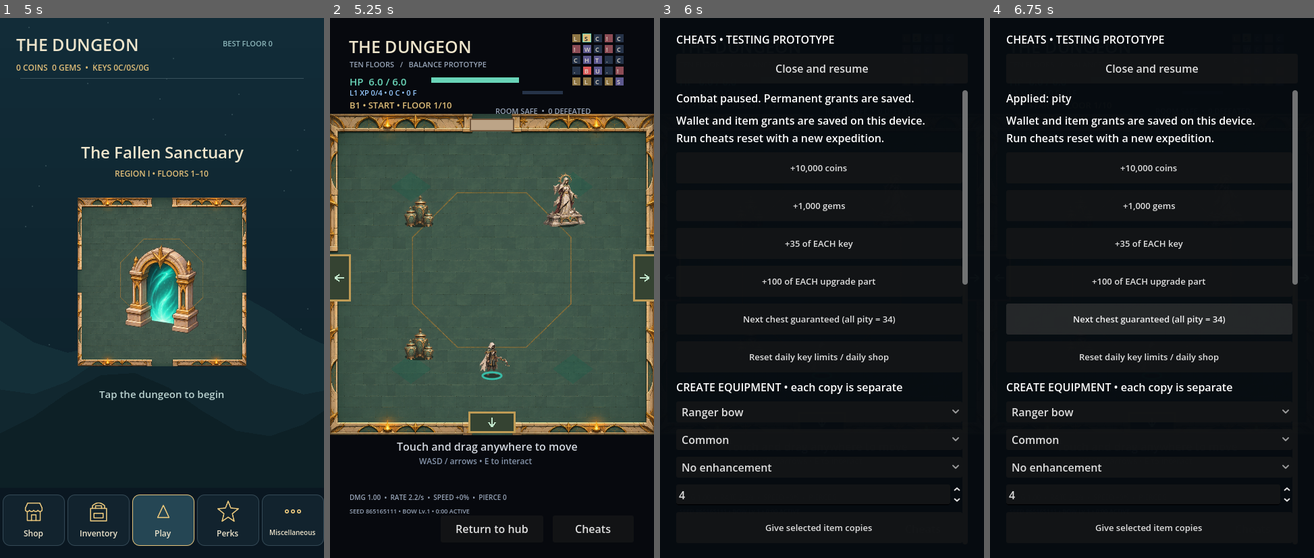
Above: before the commit, frames 1-4 (left to right).
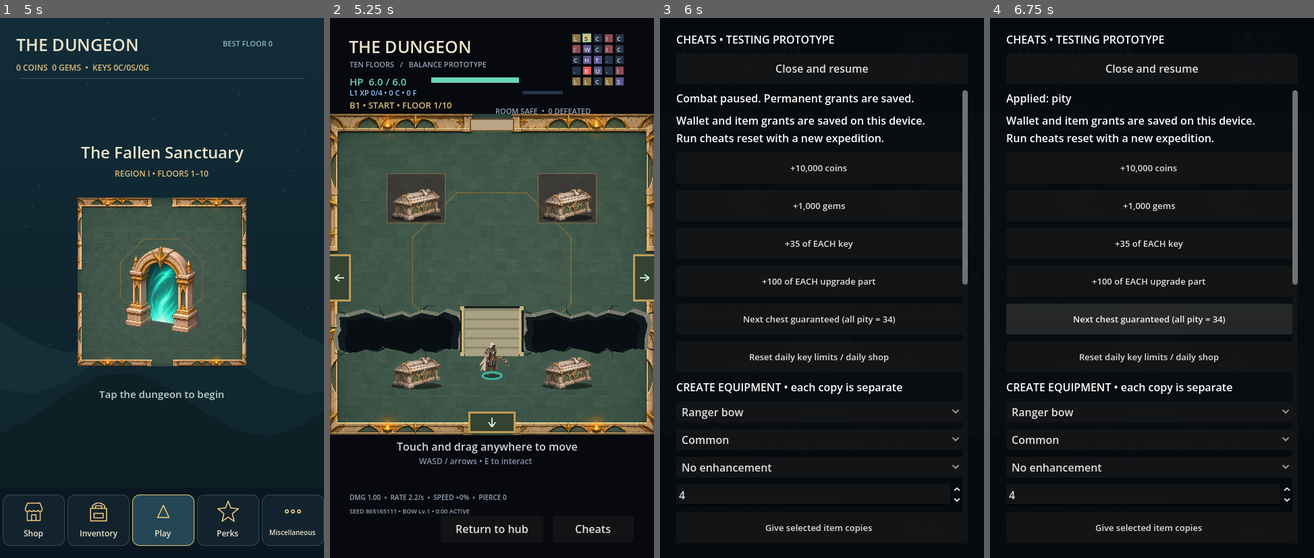
Above: after the commit, the same moments.

Repository: gabrieldragoscalin-hash/novels
Game: Godot game, scene res://scenes/room.tscn
The game is run twice, just before and just after one commit, with the same random seed, the same clock (stepped at 60 frames per second) and the same inputs.
Inputs (mouse positions are in pixels of both pictures, inside the frame that each line leads up to):
- Up to frame 1 (5 s): click "Shop" at 0.5 s; click "Inventory" at 1.25 s; click "Perks" at 2 s; click "Miscellaneous" at 2.75 s; click "Play" at 3.5 s; click "Play" at 4.25 s
- Up to frame 2 (5.25 s): click (492, 288) at 5 s
- Up to frame 3 (6 s): click "Cheats" at 5.75 s
- Up to frame 4 (6.75 s): click "Next chest guaranteed (all pi…" at 6.5 s

Frame 1 is identical in both runs. In frame 2, 12% of the frame differs, in the area x 0-100%, y 28-69%; in frame 3, less than 0.1%; in frame 4, less than 0.1%.
Error before the commit: Invalid access of index '2' on a base object of type: 'Array'. (res://scripts/room_layouts.gd:19)

Commit message:
Build architectural room layouts with canals, fractures and bridge crossings

Diff:
--- a/scripts/combat.gd
+++ b/scripts/combat.gd
@@ -31,6 +31,7 @@
 var floor_number := 1
 var nav := AStarGrid2D.new()
 var bounds: Rect2
+var shot_obstacles: Array[Rect2] = []
 var obstacles: Array[Rect2]
 
 func _init(room_bounds: Rect2, pillars: Array[Rect2]) -> void:
@@ -39,8 +40,10 @@
 	bounds = room_bounds
 	set_obstacles(pillars)
 
-func set_obstacles(pillars: Array[Rect2]) -> void:
-	obstacles = pillars
+func set_obstacles(pillars: Array[Rect2], gaps: Array[Rect2] = []) -> void:
+	shot_obstacles = pillars.duplicate()
+	obstacles = pillars.duplicate()
+	obstacles.append_array(gaps)
 	nav.region = Rect2i(0,0,maxi(1,int(ceil((bounds.size.x-32)/16))),maxi(1,int(ceil((bounds.size.y-32)/16))))
 	nav.cell_size = Vector2(16, 16)
 	nav.offset = bounds.position+Vector2(16,16)
@@ -102,7 +105,7 @@
 	return false
 
 func wall_between(a: Vector2, b: Vector2) -> bool:
-	for obstacle in obstacles:
+	for obstacle in shot_obstacles:
 		var rect := obstacle.grow(3)
 		if rect.has_point(a) or rect.has_point(b): return true
 		var corners := [rect.position, Vector2(rect.end.x, rect.position.y), rect.end, Vector2(rect.position.x, rect.end.y)]
@@ -117,8 +120,8 @@
 	if nav.is_point_solid(cell):
 		var nearest := INF
 		var best := cell
-		for y in range(maxi(0, cell.y - 3), mini(nav.region.size.y,cell.y+4)):
-			for x in range(maxi(0, cell.x - 3), mini(nav.region.size.x,cell.x+4)):
+		for y in range(nav.region.size.y):
+			for x in range(nav.region.size.x):
 				var candidate := Vector2i(x, y)
 				var distance := nav.get_point_position(candidate).distance_squared_to(point)
 				if not nav.is_point_solid(candidate) and distance < nearest:
--- a/scripts/room.gd
+++ b/scripts/room.gd
@@ -11,6 +11,7 @@
 const RADIUS := 12.0
 const FLOOR := Rect2(8, 166, 464, 438)
 const Bosses = preload("res://scripts/boss_roster.gd")
+const Architecture = preload("res://scripts/room_architecture.gd")
 const Layouts = preload("res://scripts/room_layouts.gd")
 const WeaponArt = preload("res://scripts/weapon_art.gd")
 var layout_index := 0
@@ -429,8 +430,9 @@
 	if combat.progression.slow_time > 0: encounter_label.text += " • SLOW"
 
 func _blocked(pos: Vector2) -> bool:
-	for pillar in PILLARS:
-		if pillar.grow(RADIUS).has_point(pos): return true
+	# Bounds are clamped by move_player; inclusive door thresholds must stay reachable.
+	for obstacle in combat.obstacles:
+		if obstacle.grow(RADIUS).has_point(pos): return true
 	return false
 
 func _draw() -> void:
@@ -522,35 +524,7 @@
 		draw_circle(stick_origin + (stick_position - stick_origin).limit_length(45), 20, Color("48b9a8"))
 
 func _draw_room_inlay() -> void:
-	# Flat architectural dressing stays below actors and never implies a collider.
-	var gold := Color(0.78,0.63,0.35,0.28)
-	match layout_index:
-		0:
-			for radius in [92,105]: draw_arc(Vector2(240,385),radius,0,TAU,64,gold,1)
-			for i in range(8):
-				var axis := Vector2.from_angle(i*TAU/8)
-				draw_line(Vector2(240,385)+axis*95,Vector2(240,385)+axis*102,gold,3)
-		1:
-			for x in [72,304]:
-				var runner := Rect2(x,240,104,285)
-				draw_rect(runner,Color(0.24,0.08,0.11,0.25))
-				draw_rect(runner,gold,false,1)
-		2:
-			for pos in [Vector2(120,250),Vector2(360,250),Vector2(120,520),Vector2(360,520)]:
-				draw_colored_polygon(PackedVector2Array([pos+Vector2(0,-22),pos+Vector2(30,0),pos+Vector2(0,22),pos+Vector2(-30,0)]),Color(0.08,0.38,0.30,0.3))
-		3:
-			for y in [265,495]:
-				draw_line(Vector2(55,y),Vector2(425,y),Color(0.14,0.12,0.08,0.3),8)
-				for x in range(65,425,25): draw_line(Vector2(x,y-5),Vector2(x+8,y+5),gold,1)
-		4:
-			for i in range(6):
-				var base := Vector2(65+i*67,230 if i%2==0 else 545)
-				draw_arc(base,26+i*2,0.2,2.8,16,Color(0.08,0.36,0.25,0.35),7)
-		5:
-			for rect in PILLARS:
-				var center := rect.get_center()+Vector2(0,8)
-				_draw_shadow(center,Vector2(34,16),Color(0.10,0.06,0.03,0.35))
-				draw_arc(center,32,0,TAU,32,Color(0.7,0.35,0.12,0.24),2)
+	Architecture.draw_plan(self,layout_index,clock)
 
 func _draw_weapon_effects() -> void:
 	for meteor in combat.arsenal.meteors:
@@ -749,7 +723,7 @@
 func _enter_current() -> void:
 	layout_index = Layouts.index(dungeon.seed_value,dungeon.current)
 	PILLARS = Layouts.obstacles(layout_index)
-	combat.set_obstacles(PILLARS)
+	combat.set_obstacles(PILLARS,Layouts.terrain(layout_index))
 	combat.enter(dungeon.rooms[dungeon.current], player)
 	services.enter()
 
--- /dev/null
+++ b/scripts/room_architecture.gd
@@ -0,0 +1,126 @@
+extends RefCounted
+## Floor construction is drawn from the same authored rectangles used by navigation.
+const Plans = preload("res://scripts/room_layouts.gd")
+static func draw_plan(c: CanvasItem, layout: int, clock: float) -> void:
+	var gold := Color("806d49")
+	# A continuous processional route gives the entrance and central service a focal axis.
+	if layout==0:
+		c.draw_rect(Rect2(207,195,66,376),Color(0.14,0.25,0.22,0.65))
+		for x in [207,273]: c.draw_line(Vector2(x,195),Vector2(x,571),gold,2)
+		for y in range(208,570,32): c.draw_line(Vector2(211,y),Vector2(269,y),Color(0.55,0.48,0.31,0.22),1)
+		c.draw_arc(Vector2(240,385),54,0,TAU,48,gold,2)
+	if layout==2:
+		for x in [85,309]:
+			c.draw_rect(Rect2(x,231,86,73),Color(0.22,0.09,0.12,0.45))
+			c.draw_rect(Rect2(x,231,86,73),gold,false,1)
+	if layout==5:
+		c.draw_rect(Rect2(203,351,74,68),Color(0.48,0.47,0.34,0.24))
+		c.draw_rect(Rect2(203,351,74,68),gold,false,2)
+	var material := Plans.material(layout)
+	for rect in Plans.terrain(layout):
+		if material=="chasm": _fracture(c,rect)
+		else: _channel(c,rect,material,clock)
+	for rect in Plans.bridges(layout): _bridge(c,rect,layout==4)
+	# Source and drain are built into the wall, on the same axis as the channel.
+	if layout==1:
+		_socket(c,Rect2(7,299,25,54),false,false,clock)
+		_socket(c,Rect2(448,299,25,54),false,true,clock)
+	if layout==4:
+		_socket(c,Rect2(299,165,56,27),true,false,clock)
+		_socket(c,Rect2(299,578,56,27),true,true,clock)
+
+static func _channel(c: CanvasItem, rect: Rect2, material: String, clock: float) -> void:
+	var lava := material=="lava"
+	var vertical := rect.size.y>rect.size.x
+	c.draw_rect(rect.grow(5),Color("82785c"))
+	c.draw_rect(rect.grow(2),Color("29362f"))
+	c.draw_rect(rect,Color("1c1718") if lava else Color("102e2d"))
+	var surface := rect.grow(-5)
+	c.draw_rect(surface,Color("a63b20") if lava else Color("19514a"))
+	# Recessed masonry: dark near wall, lit lip at the opposite bank.
+	if vertical:
+		c.draw_rect(Rect2(rect.position,Vector2(7,rect.size.y)),Color(0,0,0,0.45))
+		c.draw_line(Vector2(rect.end.x,rect.position.y),rect.end,Color("c2ac79"),2)
+	else:
+		c.draw_rect(Rect2(rect.position,Vector2(rect.size.x,7)),Color(0,0,0,0.45))
+		c.draw_line(Vector2(rect.position.x,rect.end.y),rect.end,Color("c2ac79"),2)
+	var length: float = surface.size.y if vertical else surface.size.x
+	for i in range(int(length/17)+2):
+		var travel := fposmod(i*17+clock*(21 if lava else 14),maxf(1,length))
+		var wobble := sin(i*2.3+clock)*3
+		var point := surface.position+(Vector2(surface.size.x*0.5+wobble,travel) if vertical else Vector2(travel,surface.size.y*0.5+wobble))
+		var side := Vector2(1,0) if vertical else Vector2(0,1)
+		var tint := Color(1,0.71,0.25,0.65) if lava else Color(0.44,0.79,0.64,0.30)
+		var flow := Vector2.DOWN if vertical else Vector2.RIGHT
+		c.draw_line(point-flow*6,point+flow*5,tint,2)
+		if not lava:
+			c.draw_line(point+side*9-flow*3,point+side*9+flow*4,Color(tint,0.2),1)
+		else:
+			c.draw_line(point-side*10-flow*4,point-side*8+flow*7,Color("d45b28"),3)
+		if lava:
+			c.draw_circle(point+side*5,4+sin(clock*2+i),Color(1,0.53,0.12,0.55))
+			c.draw_circle(point+side*5,1.7,Color(1,0.85,0.37,0.85))
+	# Stone joints reinforce that this is an engineered channel, not a colored stripe.
+	for distance in range(0,int(rect.size.y if vertical else rect.size.x),25):
+		if vertical:
+			for x in [rect.position.x-4,rect.end.x+3]: c.draw_line(Vector2(x-2,rect.position.y+distance),Vector2(x+2,rect.position.y+distance),Color("393d32"),1)
+		else:
+			for y in [rect.position.y-4,rect.end.y+3]: c.draw_line(Vector2(rect.position.x+distance,y-2),Vector2(rect.position.x+distance,y+2),Color("393d32"),1)
+
+static func _bridge(c: CanvasItem, rect: Rect2, horizontal: bool) -> void:
+	c.draw_rect(rect.grow(3),Color("171f20"))
+	c.draw_rect(rect,Color("8c876a"))
+	# Stone blocks cross the flow. End ramps overlap intact floor on both banks.
+	if horizontal:
+		for x in range(int(rect.position.x)+4,int(rect.end.x)-2,14):
+			c.draw_rect(Rect2(x,rect.position.y+4,11,rect.size.y-8),Color("aaa183"))
+		for y in [rect.position.y+1,rect.end.y-2]: c.draw_line(Vector2(rect.position.x,y),Vector2(rect.end.x,y),Color("d2b97a"),3)
+	else:
+		for y in range(int(rect.position.y)+4,int(rect.end.y)-2,14):
+			c.draw_rect(Rect2(rect.position.x+4,y,rect.size.x-8,11),Color("aaa183"))
+		for x in [rect.position.x+1,rect.end.x-2]: c.draw_line(Vector2(x,rect.position.y),Vector2(x,rect.end.y),Color("d2b97a"),3)
+	for point in [rect.position,Vector2(rect.end.x,rect.position.y),rect.end,Vector2(rect.position.x,rect.end.y)]:
+		c.draw_rect(Rect2(point-Vector2(3,3),Vector2(6,6)),Color("c6b27b"))
+
+static func _fracture(c: CanvasItem, rect: Rect2) -> void:
+	var corners := [rect.position,Vector2(rect.end.x,rect.position.y),rect.end,Vector2(rect.position.x,rect.end.y)]
+	var rim := PackedVector2Array()
+	for side in range(4):
+		var a: Vector2 = corners[side]
+		var direction: Vector2 = corners[(side+1)%4]-a
+		var inward := direction.normalized().orthogonal()
+		var steps := maxi(3,int(direction.length()/18))
+		for i in range(steps):
+			var stagger := 0.0 if i==0 else sin(i*4.1+side)*0.24
+			var bite := 0.0 if i==0 else float(posmod(i*31+side*17+int(rect.position.x),12)-3)
+			rim.append(a+direction*(i+stagger)/steps+inward*bite)
+	c.draw_colored_polygon(rim,Color("77796a"))
+	var opening := PackedVector2Array()
+	for point in rim: opening.append(point.lerp(rect.get_center(),0.065)+Vector2(0,3))
+	c.draw_colored_polygon(opening,Color("101a1c"))
+	var depth := PackedVector2Array()
+	for point in opening: depth.append(point.lerp(rect.get_center(),0.12)+Vector2(0,3))
+	c.draw_colored_polygon(depth,Color("080e12"))
+	# Uneven slab fractures continue onto the surrounding intact floor.
+	for i in range(1,rim.size(),3):
+		var point := rim[i]
+		var outward := rect.get_center().direction_to(point)
+		c.draw_line(point,point+outward*9,Color("202f2c"),2)
+		c.draw_line(point+outward*9,point+outward.rotated(0.4)*16,Color("263632"),1)
+		c.draw_line(point,point.lerp(rect.get_center(),0.07)+Vector2(0,3),Color("a5a18b"),1)
+
+static func _socket(c: CanvasItem, rect: Rect2, lava: bool, drain: bool, clock: float) -> void:
+	c.draw_rect(rect.grow(5),Color("9b8b65"))
+	c.draw_rect(rect.grow(2),Color("4c5141"))
+	c.draw_rect(rect,Color("172321"))
+	var glow := Color("f49b3e") if lava else Color("60b99b")
+	if drain:
+		if lava:
+			for x in range(int(rect.position.x)+5,int(rect.end.x),9): c.draw_line(Vector2(x,rect.position.y+2),Vector2(x,rect.end.y-2),Color("8a7751"),3)
+		else:
+			for y in range(int(rect.position.y)+5,int(rect.end.y),9): c.draw_line(Vector2(rect.position.x+2,y),Vector2(rect.end.x-2,y),Color("8a7751"),3)
+	else:
+		c.draw_rect(rect.grow(-5),Color(glow,0.45+sin(clock*3)*0.1))
+		for i in range(3):
+			var shift := fposmod(clock*22+i*9,rect.size.y-6)
+			c.draw_line(rect.position+Vector2(7,3+shift),rect.position+Vector2(rect.size.x-7,3+shift),Color(glow,0.8),2)
--- a/scripts/room_layouts.gd
+++ b/scripts/room_layouts.gd
@@ -1,19 +1,41 @@
 extends RefCounted
-## Hand-validated quadrant patterns leave a 100px central cross and all four doors open.
-const THEMES := ["Memorial", "Crypt", "Reliquary", "Barricade", "Root garden", "Fire court"]
+## Authored architectural plans. Gaps are movement-only; props also stop shots.
+const THEMES := ["Processional Hall", "Jade Sluice", "Fractured Crypt", "Collapsed Cloister", "Lava Aqueduct", "Sunken Courtyard"]
 static func index(seed_value: int, cell: Vector2i) -> int:
-	return posmod(seed_value+cell.x*7+cell.y*11,6)
+	return posmod(seed_value+cell.x*7+cell.y*11,THEMES.size())
+static func props(layout: int) -> Array:
+	var pairs: Array
+	match posmod(layout,6):
+		0: pairs = [["statue",Rect2(95,258,42,30)],["statue",Rect2(343,258,42,30)],["pillar",Rect2(95,478,42,30)],["pillar",Rect2(343,478,42,30)]]
+		1: pairs = [["brazier",Rect2(155,267,28,24)],["brazier",Rect2(297,267,28,24)],["urns",Rect2(95,475,38,28)],["urns",Rect2(347,475,38,28)]]
+		2: pairs = [["tomb",Rect2(92,267,72,32)],["tomb",Rect2(316,267,72,32)],["tomb",Rect2(92,520,72,28)],["tomb",Rect2(316,520,72,28)]]
+		3: pairs = [["statue",Rect2(335,265,42,30)],["statue",Rect2(103,475,42,30)]]
+		4: pairs = [["brazier",Rect2(259,264,24,24)],["brazier",Rect2(378,264,24,24)],["brazier",Rect2(259,479,24,24)],["brazier",Rect2(378,479,24,24)]]
+		_: pairs = [["urns",Rect2(105,245,38,28)],["urns",Rect2(337,245,38,28)],["statue",Rect2(95,500,42,30)],["statue",Rect2(343,500,42,30)]]
+	var result: Array = []
+	for pair in pairs: result.append({"key":pair[0],"rect":pair[1]})
+	return result
 static func obstacles(layout: int) -> Array[Rect2]:
 	var result: Array[Rect2] = []
-	var patterns := [
-		[Rect2(91,275,48,35),Rect2(337,453,48,35)],
-		[Rect2(87,274,80,35),Rect2(313,453,80,35)],
-		[Rect2(112,273,40,35),Rect2(327,273,40,35),Rect2(112,470,40,35)],
-		[Rect2(75,290,102,22),Rect2(303,457,102,22)],
-		[Rect2(105,278,58,35),Rect2(317,278,58,35),Rect2(317,463,58,35)],
-		[Rect2(100,280,38,28),Rect2(342,280,38,28),Rect2(100,465,38,28),Rect2(342,465,38,28)]
-	]
-	for rect in patterns[posmod(layout,6)]: result.append(rect)
+	for entry in props(layout): result.append(entry["rect"])
 	return result
-static func prop(layout: int, ordinal: int) -> String:
-	return [["statue","pillar"],["tomb","tomb"],["urns","statue","urns"],["barricade","barricade"],["roots","roots","statue"],["brazier","brazier","brazier","brazier"]][posmod(layout,6)][ordinal]
+static func prop(layout: int, ordinal: int) -> String: return props(layout)[ordinal]["key"]
+static func terrain(layout: int) -> Array[Rect2]:
+	var result: Array[Rect2] = []
+	match posmod(layout,6):
+		1: result.assign([Rect2(8,300,192,52),Rect2(280,300,192,52)])
+		2: result.assign([Rect2(8,438,188,52),Rect2(284,438,188,52)])
+		3: result.assign([Rect2(90,230,98,100),Rect2(292,440,98,100)])
+		4: result.assign([Rect2(300,166,54,179),Rect2(300,425,54,179)])
+		5: result.assign([Rect2(80,295,120,48),Rect2(280,295,120,48),Rect2(80,427,120,48),Rect2(280,427,120,48)])
+	return result
+static func bridges(layout: int) -> Array[Rect2]:
+	var result: Array[Rect2] = []
+	match posmod(layout,6):
+		1: result.append(Rect2(200,292,80,68))
+		2: result.append(Rect2(196,430,88,68))
+		4: result.append(Rect2(292,345,70,80))
+		5: result.assign([Rect2(200,287,80,64),Rect2(200,419,80,64)])
+	return result
+static func material(layout: int) -> String:
+	return ["stone","water","chasm","chasm","lava","water"][posmod(layout,6)]
--- /dev/null
+++ b/tests/architecture_smoke.gd
@@ -0,0 +1,62 @@
+extends SceneTree
+const Plans = preload("res://scripts/room_layouts.gd")
+const Combat = preload("res://scripts/combat.gd")
+const Dungeon = preload("res://scripts/dungeon.gd")
+const BOUNDS := Rect2(8,166,464,438)
+const ANCHORS := [Vector2(72,385),Vector2(408,385),Vector2(240,214),Vector2(240,556),Vector2(240,385),Vector2(240,530)]
+func _initialize() -> void: call_deferred("run")
+func run() -> void:
+	for layout in range(Plans.THEMES.size()):
+		var c = Combat.new(BOUNDS,Plans.obstacles(layout))
+		c.set_obstacles(Plans.obstacles(layout),Plans.terrain(layout))
+		for a in ANCHORS:
+			assert(not c.blocked(a,18),"Blocked entrance/service in "+Plans.THEMES[layout])
+			for b in ANCHORS: assert(not c.nav.get_point_path(c._cell(a),c._cell(b)).is_empty(),"Disconnected anchors")
+		# Every walkable navigation cell must belong to the entrance component.
+		var reached := {}; var queue: Array[Vector2i] = [c._cell(ANCHORS[0])]
+		reached[queue[0]] = true
+		var cursor := 0
+		while cursor<queue.size():
+			var cell := queue[cursor]; cursor += 1
+			for step in [Vector2i.LEFT,Vector2i.RIGHT,Vector2i.UP,Vector2i.DOWN]:
+				var next: Vector2i = cell+step
+				if not c.nav.region.has_point(next) or c.nav.is_point_solid(next) or reached.has(next): continue
+				reached[next] = true; queue.append(next)
+		for y in range(c.nav.region.size.y):
+			for x in range(c.nav.region.size.x):
+				var cell := Vector2i(x,y)
+				assert(c.nav.is_point_solid(cell) or reached.has(cell),"Isolated floor in "+Plans.THEMES[layout])
+		for gap in Plans.terrain(layout): assert(c.blocked(gap.get_center(),12))
+		for bridge in Plans.bridges(layout): assert(not c.blocked(bridge.get_center(),18))
+		# Every default spawn is projected safely when an encounter enters a layout.
+		var enemies: Array = []
+		for pos in Dungeon._spawn_points(): enemies.append(Dungeon.make_enemy(pos,"normal",1))
+		for gap in Plans.terrain(layout): enemies.append(Dungeon.make_enemy(gap.get_center(),"normal",1))
+		c.enter({"role":"combat","enemies":enemies},Vector2(240,556))
+		for enemy in enemies: assert(not c.blocked(enemy["pos"],13),"Enemy inside terrain")
+	# Filling the crossing must disconnect the two banks: the bridge is necessary.
+	for layout in [1,2,4]:
+		var gaps := Plans.terrain(layout)
+		gaps.append_array(Plans.bridges(layout))
+		var sealed = Combat.new(BOUNDS,Plans.obstacles(layout))
+		sealed.set_obstacles(Plans.obstacles(layout),gaps)
+		var a := Vector2(240,214) if layout!=4 else Vector2(72,385)
+		var b := Vector2(240,556) if layout!=4 else Vector2(408,385)
+		assert(sealed.nav.get_point_path(sealed._cell(a),sealed._cell(b)).is_empty(),"Crossing must require bridge")
+	var c = Combat.new(BOUNDS,Plans.obstacles(1))
+	c.set_obstacles(Plans.obstacles(1),Plans.terrain(1))
+	assert(c.blocked(Vector2(120,326),12))
+	assert(not c.wall_between(Vector2(120,280),Vector2(120,390)),"Shots must cross the channel")
+	assert(c.wall_between(Vector2(169,245),Vector2(169,310)),"Solid props must still stop shots")
+	var enemy := Dungeon.make_enemy(Vector2(120,250),"normal",1)
+	var crossed_bridge := false
+	for tick in range(700):
+		c.enemy_ai._walk(enemy,1.0/60,Vector2(120,410))
+		assert(not c.blocked(enemy["pos"],13),"Enemy walked into canal")
+		if enemy["pos"].y>300 and enemy["pos"].y<352: crossed_bridge = true; assert(enemy["pos"].x>213 and enemy["pos"].x<267)
+	assert(crossed_bridge and enemy["pos"].distance_to(Vector2(120,410))<20,"Enemy must find and cross bridge")
+	# A charge cannot tunnel across the channel instead of using the bridge.
+	enemy["pos"] = Vector2(120,275)
+	c.enemy_ai._move(enemy,Vector2(0,180)); assert(enemy["pos"].y<287)
+	print("PASS: six architectural plans; all walkable floor connected; doors/services/spawns safe; bridge navigation, movement-only gaps and solid cover")
+	quit()
--- a/tests/art_smoke.gd
+++ b/tests/art_smoke.gd
@@ -18,7 +18,7 @@
 	var game = load("res://scenes/room.tscn").instantiate(); root.add_child(game)
 	game.hub = preload("res://scripts/hub.gd").new(false)
 	game.start_game()
-	assert(game.FLOOR==Rect2(8,166,464,438) and game.PILLARS.size()>=2 and game.PILLARS==game.combat.obstacles)
+	assert(game.FLOOR==Rect2(8,166,464,438) and game.PILLARS.size()>=2 and game.PILLARS==game.combat.shot_obstacles)
 	assert(game.combat.progression.damage()==1 and game.combat.progression.max_health()==6)
 	game.queue_free()
 	print("PASS: 16 alpha atlas frames/cache, clear overlay center, gradual sanctuary stage, future-region catalog and room-specific collision and preserved stats")
--- a/tests/smoke.gd
+++ b/tests/smoke.gd
@@ -8,13 +8,15 @@
 	root.add_child(room)
 	assert(not room.active, "Start screen must pause movement")
 	room.hub = load("res://scripts/hub.gd").new(false)
+	room.seed_override = 6 # Open processional floor for the baseline movement fixture.
 	room.start_game()
 	assert(room.active and not room.start_panel.visible)
 	room.move_player(Vector2(0, -30))
 	assert(room.player == Vector2(240, 500), "Player should move on empty floor")
-	room.player = Vector2(90, 310)
+	var prop: Rect2 = room.PILLARS[0]
+	room.player = Vector2(prop.position.x-20,prop.get_center().y)
 	room.move_player(Vector2(100, 0))
-	assert(room.player.x <= 96, "Pillars must block the player")
+	assert(room.player.x <= prop.position.x-room.RADIUS, "Solid props must block the player")
 	room.player = Vector2(65, 530)
 	room.move_player(Vector2(0, 1000))
 	assert(room.player.y <= room.FLOOR.end.y-room.RADIUS, "Player must stay within room walls")
--- a/tests/visuals_smoke.gd
+++ b/tests/visuals_smoke.gd
@@ -18,10 +18,11 @@
 	var entrances := [Vector2(72,385),Vector2(408,385),Vector2(240,214),Vector2(240,556),Vector2(240,385)]
 	for layout in range(6):
 		var c = Combat.new(Rect2(8,166,464,438),Layouts.obstacles(layout))
+		c.set_obstacles(Layouts.obstacles(layout),Layouts.terrain(layout))
 		for a in entrances:
 			assert(not c.blocked(a,18))
 			for b in entrances: assert(not c.nav.get_point_path(c._cell(a),c._cell(b)).is_empty())
-		for i in range(c.obstacles.size()): assert(Art.Layout.FRAMES.has(Layouts.prop(layout,i)))
+		for i in range(Layouts.props(layout).size()): assert(Art.Layout.FRAMES.has(Layouts.prop(layout,i)))
 	var identities := {}
 	var rotations := {}
 	for floor_number in range(1,11):
Not shown, added: scripts/room_architecture.gd.uid
Not shown, added: tests/architecture_smoke.gd.uid
Not shown, changed: ART_DIRECTION.md
Not shown, changed: GAME_DESIGN.md
